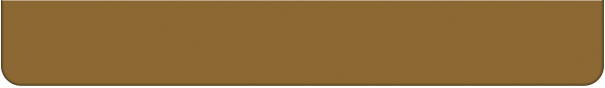
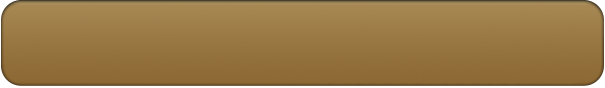
Layers edited between the first and the second (605, 88) image:
hid "Layer 5" over (2, 0, 602, 1)
showed "Layer 1", painted on it, masked it over (1, 0, 604, 84)
moved "Layer 4" above "Background", painted on it, masked it over (1, 0, 604, 84)
